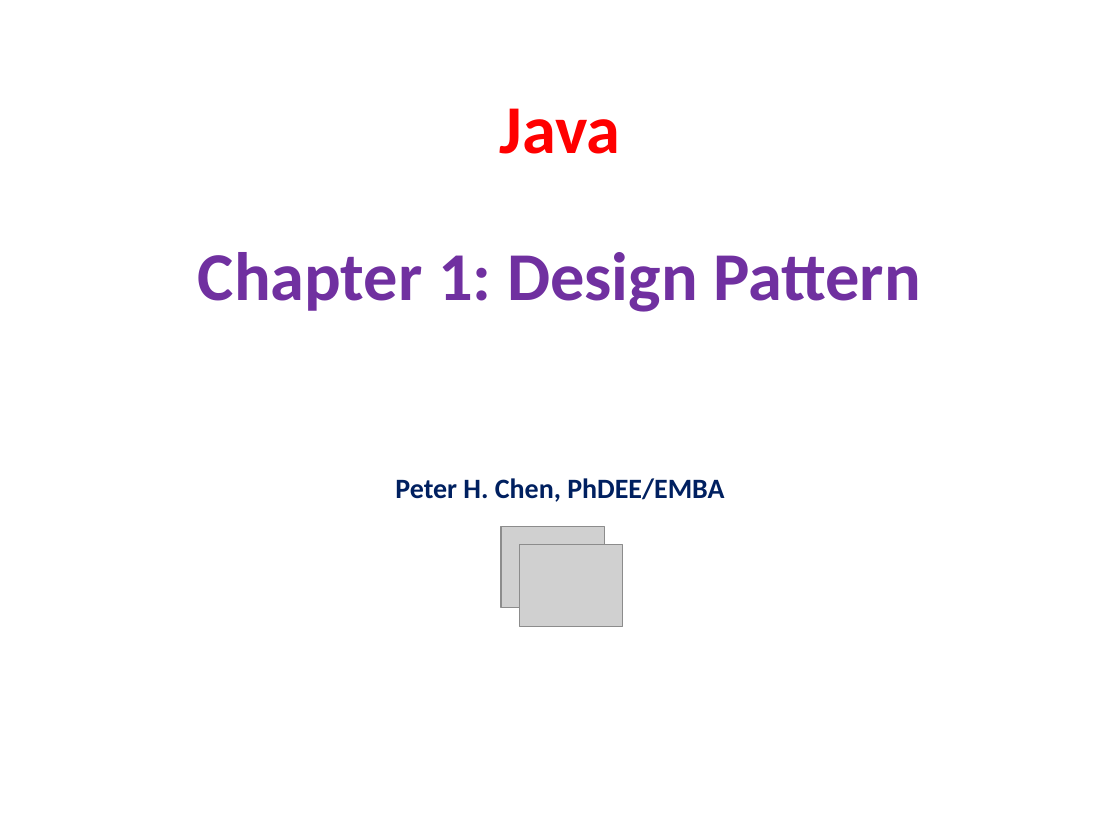
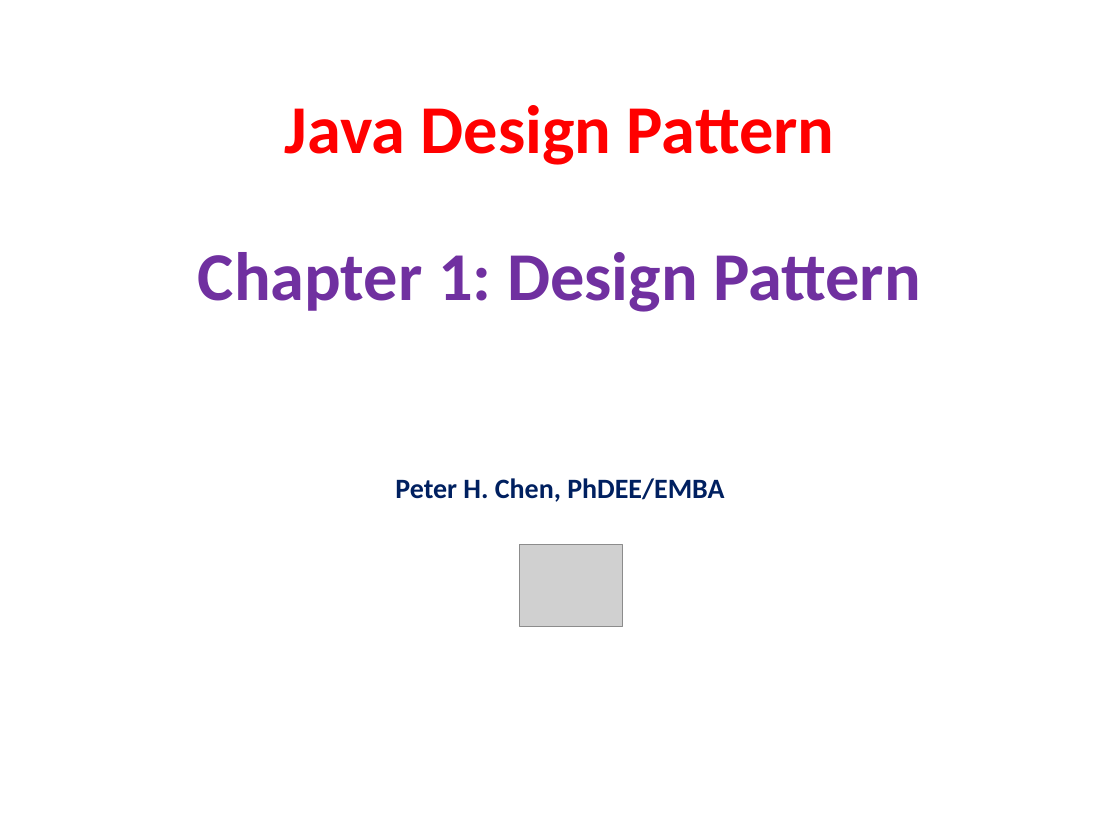
Before and after one commit to dizhaung/IoT, a slide deck: slide 1 of doc/Pattern/15_Ch01_DesignPattern.pptx. Drawn at 1120x840 pixels with LibreOffice and Linux fonts; fonts in the diff are those of the drawing; grey boxes stand for pictures; background and template pictures are left out. Boxes give left, top, right and bottom in pixels: in the first picture for what was removed or moved away, otherwise in the second. Text is boxed around its words. In the diff, an @@ line names an element or a change of style, - is before the commit and + after.

```diff
--- a/doc/Pattern/15_Ch01_DesignPattern.pptx
+++ b/doc/Pattern/15_Ch01_DesignPattern.pptx
@@ text at box(198, 105, 921, 312): text changed @@
-Java
-Chapter 1: Design Pattern
+Java Design Pattern
+Chapter 1: Design Pattern
@@ picture removed at box(501, 526, 604, 608) @@
```
Also in this commit, not shown: 6 other slides changed, 37 other files.
